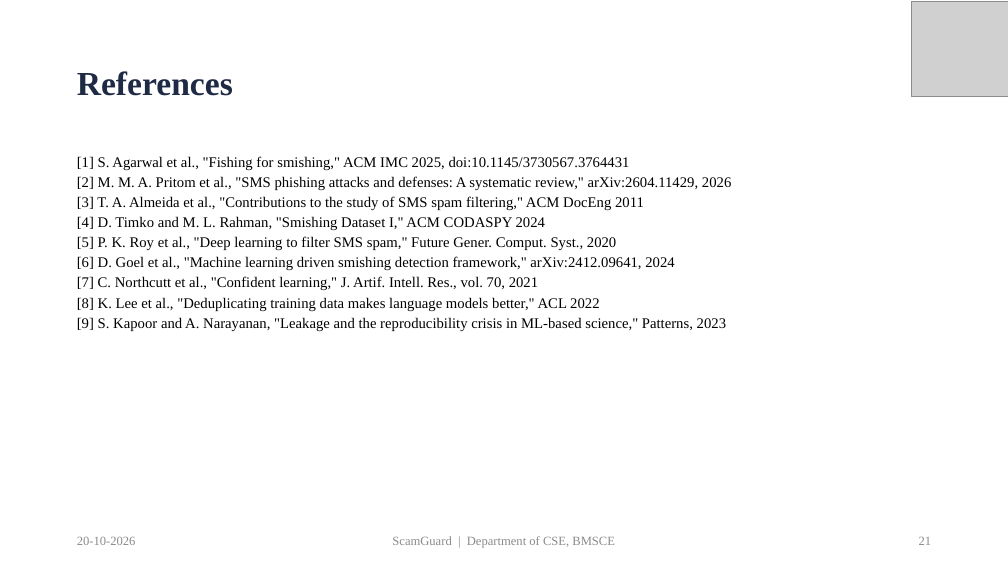
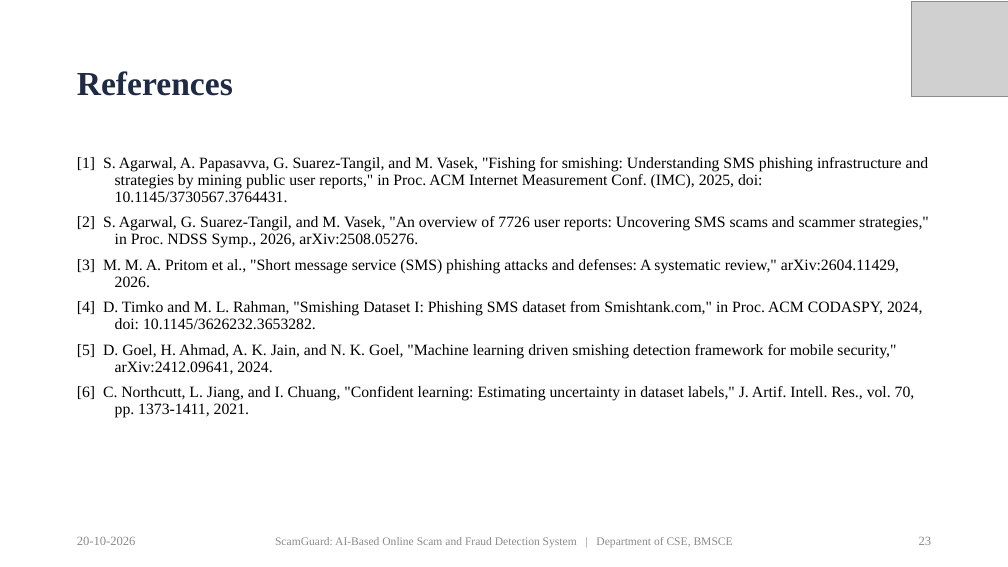
Before and after one commit to priyamthakur275/ScamGuard-AI, a slide deck: slide 23 of docs/presentation/ScamGuard_PP2_Presentation.pptx (slide 21 before the commit). Drawn at 1008x567 pixels with LibreOffice and Linux fonts; fonts in the diff are those of the drawing; grey boxes stand for pictures. Boxes give left, top, right and bottom in pixels: in the first picture for what was removed or moved away, otherwise in the second. Text is boxed around its words. In the diff, an @@ line names an element or a change of style, - is before the commit and + after.

Commit message:
Docs: describe only the current dataset and model; follow the PP2 outline; add guide and author e-mails

```diff
--- a/docs/presentation/ScamGuard_PP2_Presentation.pptx
+++ b/docs/presentation/ScamGuard_PP2_Presentation.pptx
@@ text at <box>77,157,929,418</box>: text changed; size 14 to 15 pt @@
-[1] S. Agarwal et al., "Fishing for smishing," ACM IMC 2025, doi:10.1145/3730567.3764431
-[2] M. M. A. Pritom et al., "SMS phishing attacks and defenses: A systematic review," arXiv:2604.11429, 2026
-[3] T. A. Almeida et al., "Contributions to the study of SMS spam filtering," ACM DocEng 2011
-[4] D. Timko and M. L. Rahman, "Smishing Dataset I," ACM CODASPY 2024
-[5] P. K. Roy et al., "Deep learning to filter SMS spam," Future Gener. Comput. Syst., 2020
-[6] D. Goel et al., "Machine learning driven smishing detection framework," arXiv:2412.09641, 2024
-[7] C. Northcutt et al., "Confident learning," J. Artif. Intell. Res., vol. 70, 2021
-[8] K. Lee et al., "Deduplicating training data makes language models better," ACL 2022
-[9] S. Kapoor and A. Narayanan, "Leakage and the reproducibility crisis in ML-based science," Patterns, 2023
+[1] S. Agarwal, A. Papasavva, G. Suarez-Tangil, and M. Vasek, "Fishing for smishing: Understanding SMS phishing infrastructure and strategies by mining public user reports," in Proc. ACM Internet Measurement Conf. (IMC), 2025, doi: 10.1145/3730567.3764431.
+[2] S. Agarwal, G. Suarez-Tangil, and M. Vasek, "An overview of 7726 user reports: Uncovering SMS scams and scammer strategies," in Proc. NDSS Symp., 2026, arXiv:2508.05276.
+[3] M. M. A. Pritom et al., "Short message service (SMS) phishing attacks and defenses: A systematic review," arXiv:2604.11429, 2026.
+[4] D. Timko and M. L. Rahman, "Smishing Dataset I: Phishing SMS dataset from Smishtank.com," in Proc. ACM CODASPY, 2024, doi: 10.1145/3626232.3653282.
+[5] D. Goel, H. Ahmad, A. K. Jain, and N. K. Goel, "Machine learning driven smishing detection framework for mobile security," arXiv:2412.09641, 2024.
+[6] C. Northcutt, L. Jiang, and I. Chuang, "Confident learning: Estimating uncertainty in dataset labels," J. Artif. Intell. Res., vol. 70, pp. 1373-1411, 2021.
@@ text at <box>275,537,733,548</box>: text changed; size 12 to 11 pt @@
-ScamGuard | Department of CSE, BMSCE
+ScamGuard: AI-Based Online Scam and Fraud Detection System | Department of CSE, BMSCE
@@ page number at <box>919,537,932,545</box>: text changed @@
-21
+23
```
Also in this commit, not shown: 17 other slides changed, 7 slides added, 4 slides removed, 10 other files.
